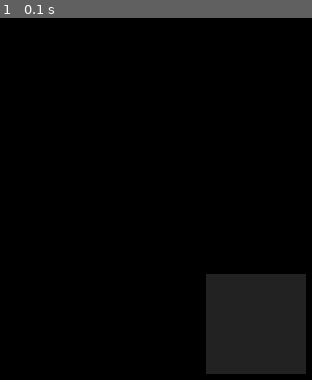
Above: before the commit, frame 1.
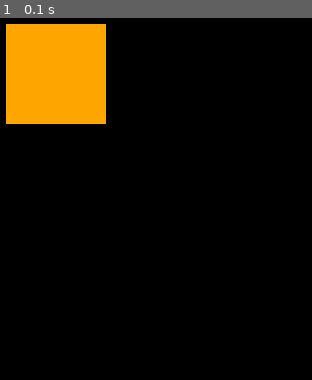
Above: after the commit, the same moment.

Repository: diwgan32/PyGameStreetcode
Game: pygame game, started from test_framework.py
Same seed, same stepped clock (60 frames per second), same inputs: the game is played once before the commit and once after it.
Inputs:
- Up to frame 1 (0.1 s): no input

The runs differ from the first frame. In frame 1, 18% of the frame differs, in the area x 1-99%, y 1-99%.

Commit message:
Added rectangle drawing functionality

Diff:
--- a/Screen.py
+++ b/Screen.py
@@ -8,6 +8,8 @@
 import pygame
 SCREEN_SIZE = 640, 480
 BLACK = (0, 0, 0)
+ORANGE = (255,165,0)
+
 class Screen:
     def __init__(self, color):
         pygame.init()
@@ -21,7 +23,19 @@
         else:
             self.font = None
         self.color = color
+        self.screen.fill(self.color)
+        self.is_playing_game = True
+        pygame.display.flip()
+
+    def playing_game(self):
+        return self.is_playing_game
+
+    def draw_rectangle(self, x, y, width, height, color):
+        pygame.draw.rect(self.screen, color, [x, y, width, height])
 
     def forward(self):
+        for event in pygame.event.get():
+            if event.type == pygame.QUIT:
+                self.is_playing_game = False
+
         self.clock.tick(50)
-        self.screen.fill(self.color)
--- a/test_framework.py
+++ b/test_framework.py
@@ -4,14 +4,8 @@
 from Screen import *
 
 display = Screen(BLACK)
-
-while 1:
-    for event in pygame.event.get():
-        if event.type == pygame.QUIT:
-            sys.exit
-
-
-    pygame.draw.rect(display.screen, (34, 34, 34), pygame.Rect(300,350,100,100))
+while display.playing_game():
+    display.draw_rectangle(100, 100, 100, 100, ORANGE)
 
     pygame.display.flip()
     display.forward()
Not shown, changed: Screen.pyc
